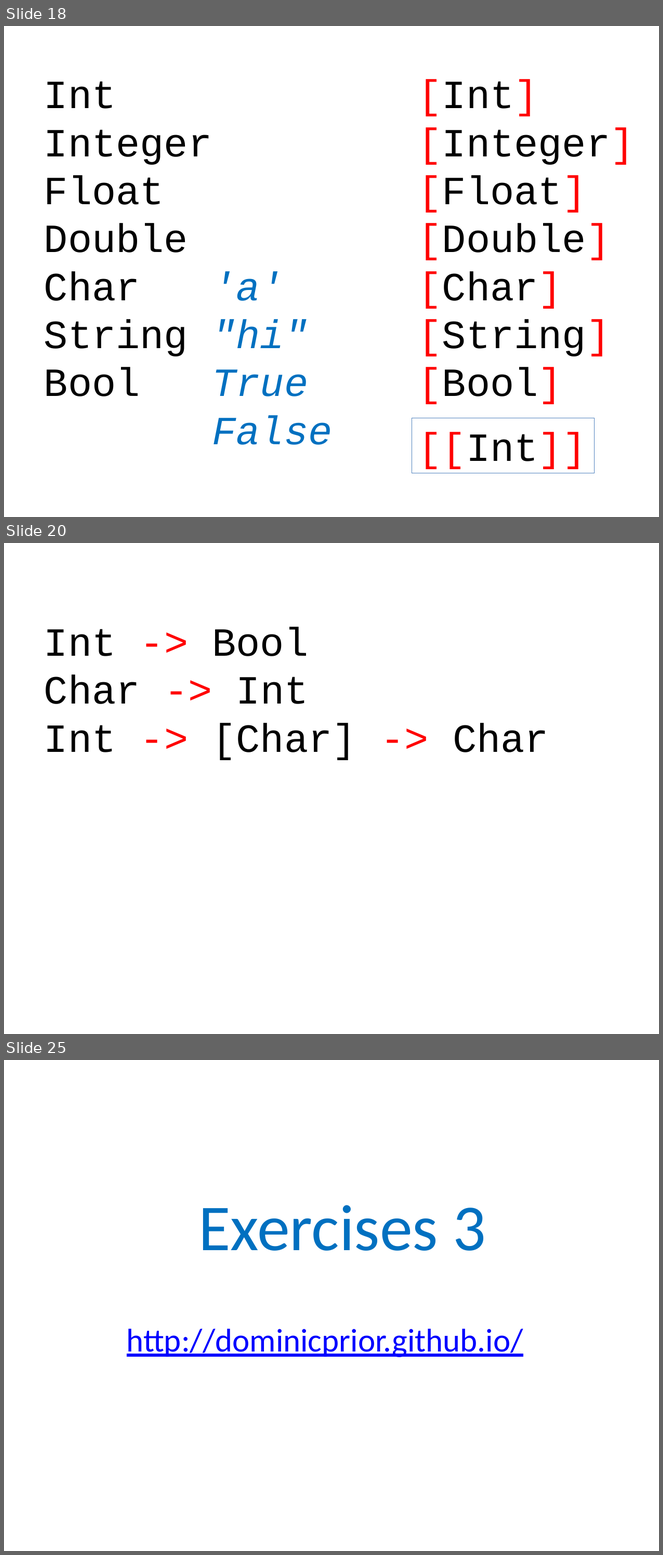
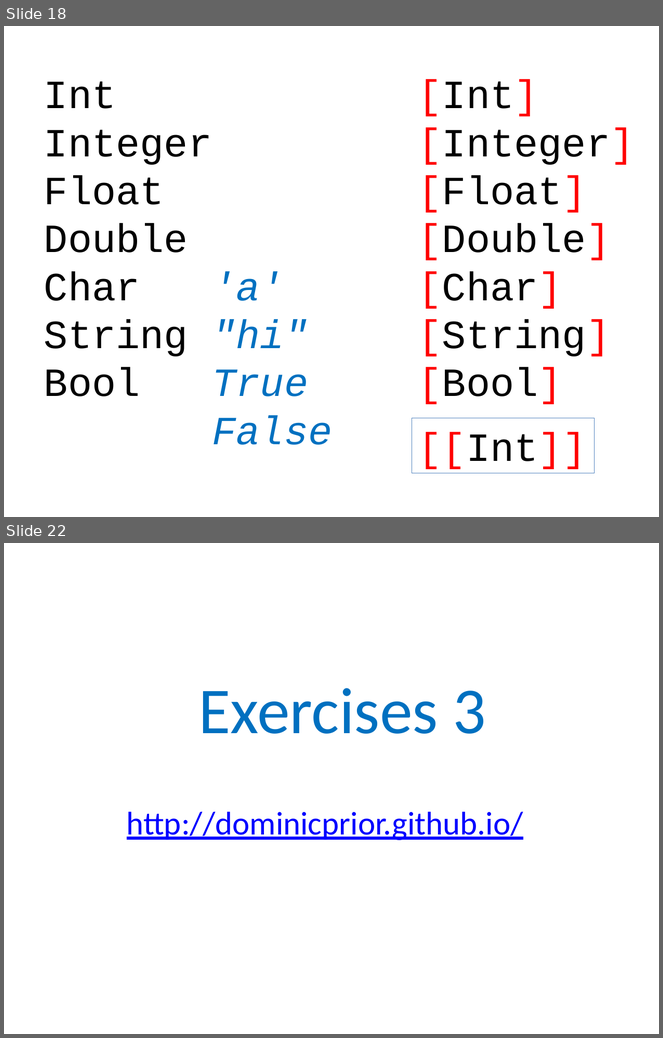
Before and after one commit to dominicprior/beginning-haskell-course, a slide deck: beginning-haskell.pptx. Shown one above the other, each under a label of ours: slides 18, 20 and 25 before the commit, slides 18 and 22 after it; the slides between them are not shown. The pictures are 663x1555 and 663x1038 pixels, drawn with LibreOffice and Linux fonts; fonts in the diff are those of the drawing. Boxes give left, top, right and bottom in pixels: in the first picture for what was removed or moved away, otherwise in the second. Text is boxed around its words. In the diff, an @@ line names an element or a change of style, - is before the commit and + after.

```diff
--- a/beginning-haskell.pptx
+++ b/beginning-haskell.pptx
@@ slide 20 removed at [4,543,659,1034], background #FFFFFF @@
@@ text removed at [44,627,549,760] @@
-Int -> Bool
-Char -> Int
-Int -> [Char] -> Char
@@ what was slide 25 is now slide 22 @@
```
Also in this commit, not shown: 4 slides changed, 1 slide added, 3 other slides removed.
